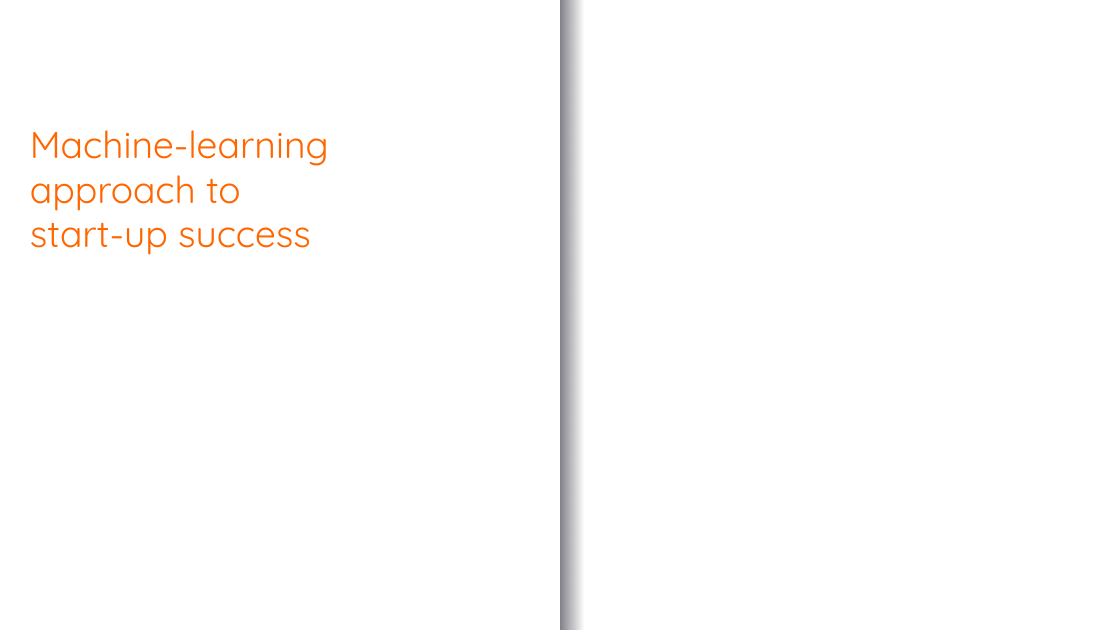
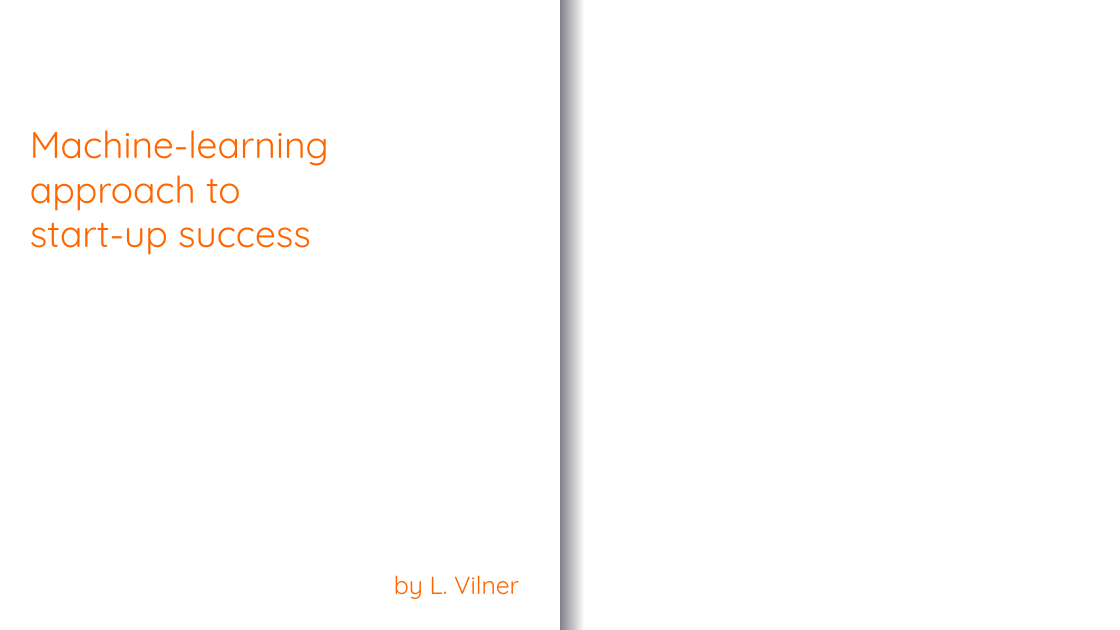
Before and after one commit to LVdatahub/Capstone-project----DS-Intensive-Springboard, a slide deck: slide 1 of Capstone_slide_deck.pptx. Drawn at 1120x630 pixels with LibreOffice and Linux fonts; fonts in the diff are those of the drawing; background and template pictures are left out. Boxes give left, top, right and bottom in pixels: in the first picture for what was removed or moved away, otherwise in the second. Text is boxed around its words. In the diff, an @@ line names an element or a change of style, - is before the commit and + after.

```diff
--- a/Capstone_slide_deck.pptx
+++ b/Capstone_slide_deck.pptx
@@ text added at (x1=394, y1=575, x2=519, y2=599), 16 pt, text #FF6600 @@
+by L. Vilner
```
Also in this commit, not shown: 13 other slides changed, 3 other files.
